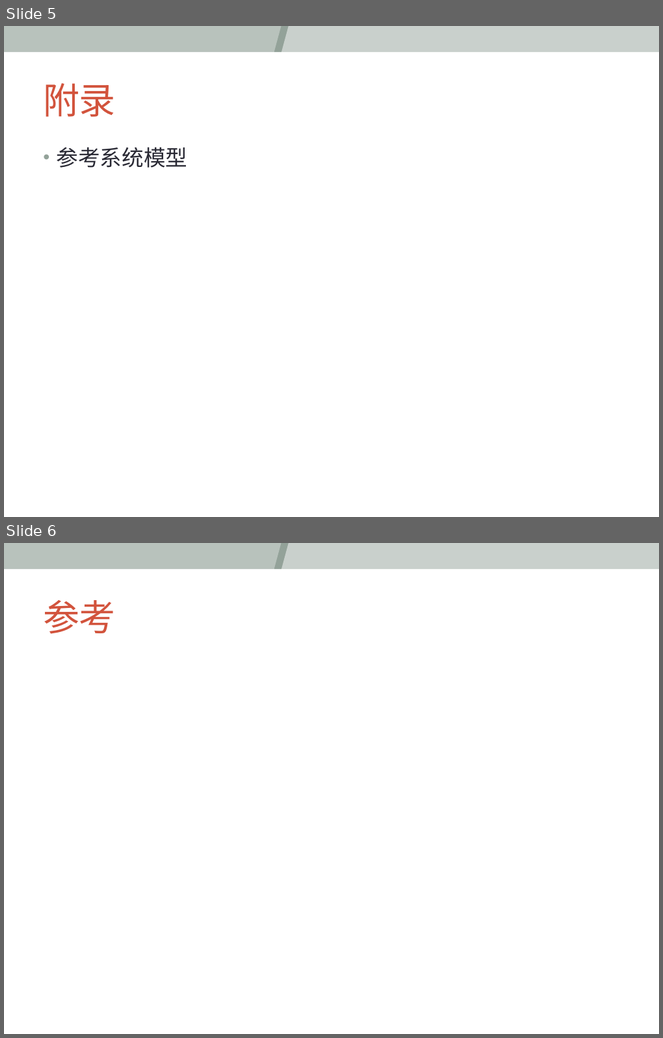
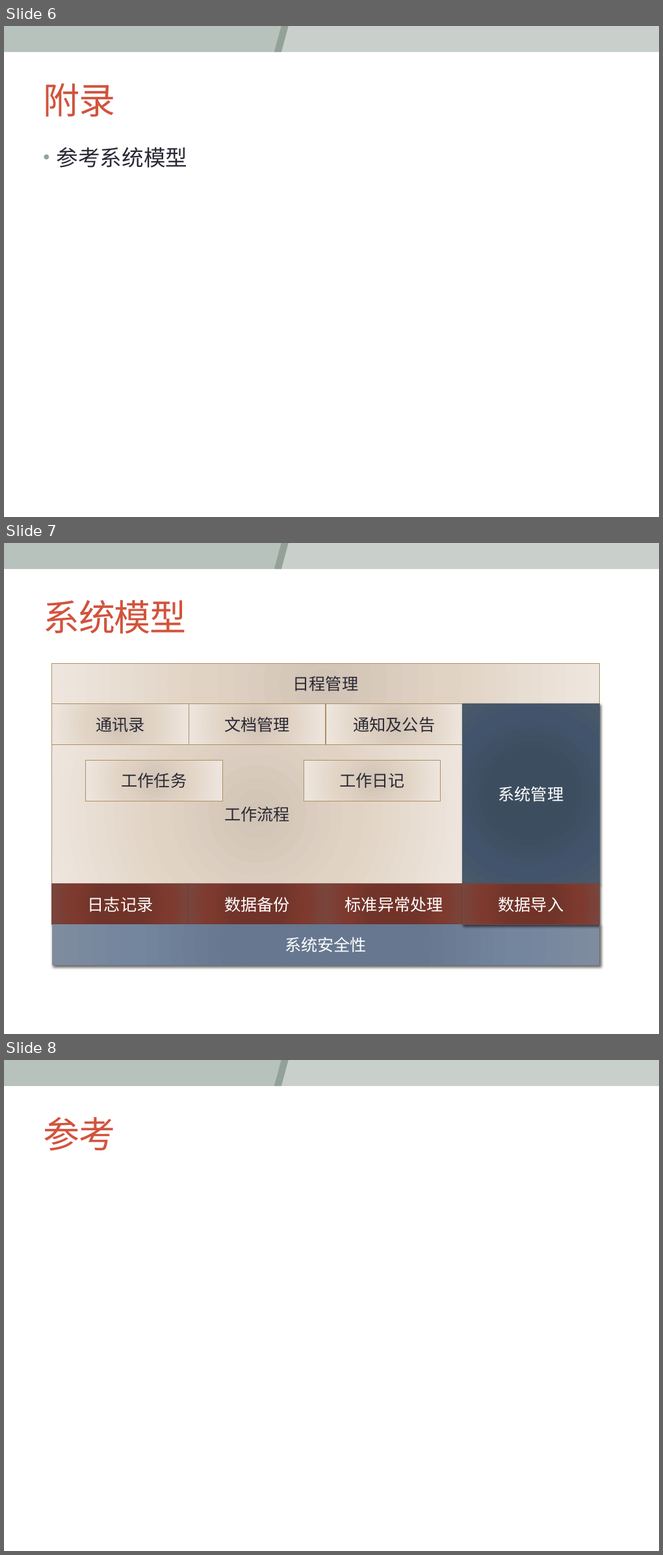
Before and after one commit to figo645/NewGenerationOA, a slide deck: 项目定义.pptx. Shown one above the other, each under a label of ours: slides 5 and 6 before the commit, slides 6, 7 and 8 after it. The pictures are 663x1038 and 663x1555 pixels, drawn with LibreOffice and Linux fonts; fonts in the diff are those of the drawing; background and template pictures are left out. Boxes give left, top, right and bottom in pixels: in the first picture for what was removed or moved away, otherwise in the second. Text is boxed around its words. In the diff, an @@ line names an element or a change of style, - is before the commit and + after.

```diff
--- a/项目定义.pptx
+++ b/项目定义.pptx
@@ slide 7 added at (4,543,659,1034), background #FFFFFF; not listed: 5 template elements that a slide beside it also shows @@
@@ title added at (43,600,186,634), 40 pt, text #D2533C @@
+系统模型
@@ rectangle added at (52,663,599,704), fill gradient #D1C4B6 to #E1D3C4 to #EFE7DF, outline #AD8F67 0.75 pt, 18 pt, text #292934 @@
+日程管理
@@ rectangle added at (52,704,189,745), fill gradient #D1C4B6 to #E1D3C4 to #EFE7DF, outline #AD8F67 0.75 pt, 18 pt, text #292934 @@
+通讯录
@@ rectangle added at (189,704,326,745), fill gradient #D1C4B6 to #E1D3C4 to #EFE7DF, outline #AD8F67 0.75 pt, 18 pt, text #292934 @@
+文档管理
@@ rectangle added at (326,704,463,745), fill gradient #D1C4B6 to #E1D3C4 to #EFE7DF, outline #AD8F67 0.75 pt, 18 pt, text #292934 @@
+通知及公告
@@ rectangle added at (463,704,599,884), fill gradient #3B4D61 to #3C4D60 to #43566B to #4C5A6A, outline #4C5A6A 0.75 pt, 18 pt, text #FFFFFF @@
+系统管理
@@ rectangle added at (52,745,463,884), fill gradient #D1C4B6 to #E1D3C4 to #EFE7DF, outline #AD8F67 0.75 pt, 18 pt, text #292934 @@
+工作流程
@@ rectangle added at (86,761,223,801), fill gradient #D1C4B6 to #E1D3C4 to #EFE7DF, outline #AD8F67 0.75 pt, 18 pt, text #292934 @@
+工作任务
@@ rectangle added at (304,761,441,801), fill gradient #D1C4B6 to #E1D3C4 to #EFE7DF, outline #AD8F67 0.75 pt, 18 pt, text #292934 @@
+工作日记
@@ rectangle added at (52,884,189,925), fill gradient #743327 to #72352A to #7F3B2F to #79463D, outline #79463D 0.75 pt, 18 pt, text #FFFFFF @@
+日志记录
@@ rectangle added at (189,884,326,925), fill gradient #743327 to #72352A to #7F3B2F to #79463D, outline #79463D 0.75 pt, 18 pt, text #FFFFFF @@
+数据备份
@@ rectangle added at (326,884,463,925), fill gradient #743327 to #72352A to #7F3B2F to #79463D, outline #79463D 0.75 pt, 18 pt, text #FFFFFF @@
+标准异常处理
@@ rectangle added at (463,884,599,925), fill gradient #743327 to #72352A to #7F3B2F to #79463D, outline #79463D 0.75 pt, 18 pt, text #FFFFFF @@
+数据导入
@@ rectangle added at (52,925,599,965), fill gradient #677790 to #68788E to #74869F to #808DA0, 18 pt, text #FFFFFF @@
+系统安全性
@@ what was slide 5 is now slide 6 @@
@@ what was slide 6 is now slide 8 @@
```
Also in this commit, not shown: 1 slide changed, 1 other slide added, 51 other files.
